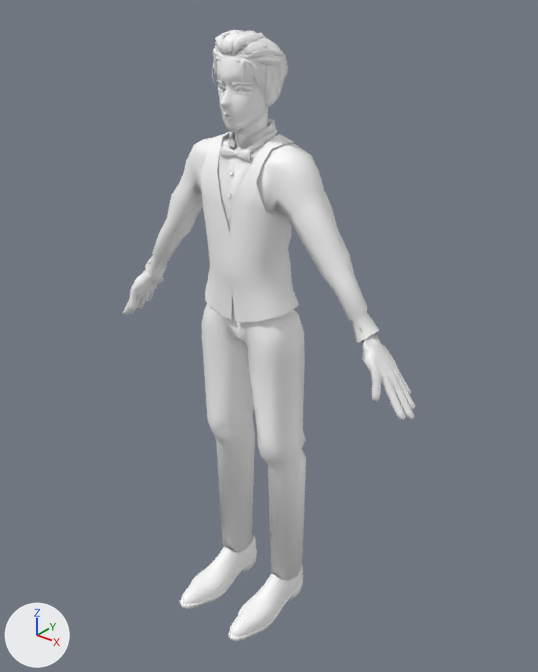
One commit to the glTF model NobleEngine/assets/application/model/Man/man.gltf: the scene before it, then after it.
The view is the same before and after, from a camera (50 mm lens) standing at (1.246, -1.468, 1.893) and looking at (0.047, 0.031, 0.964). The lights are fixed; the arrows at lower left show +X, +Y and +Z. The picture after the commit comes second.

Names of what the first picture shows: 'bady'.
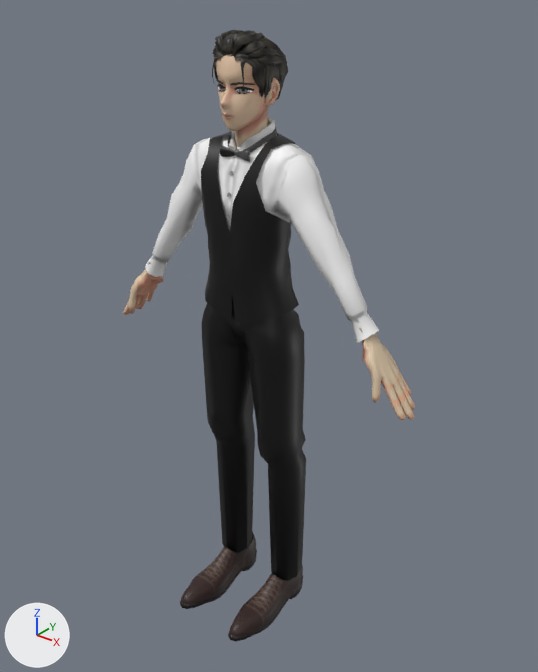
What differs and where, as boxes [x1, y1, x2, y2] in the pictures (538 x 672 px):
'bady', surface changed (grey to black): [123, 30, 415, 641] in both

What changed in the scene script:
```text
Add img_texture_body:
    img_texture_body = load_image('texture_body', 'texture_body.png', 2048, 2048, 'sRGB')
Change mat_material:
    remove # nodes: BsdfPrincipled, OutputMaterial, VertexColor
    nodes: BsdfPrincipled, Math, Mix, OutputMaterial, TexImage, VertexColor
    uses the picture img_texture_body
```
